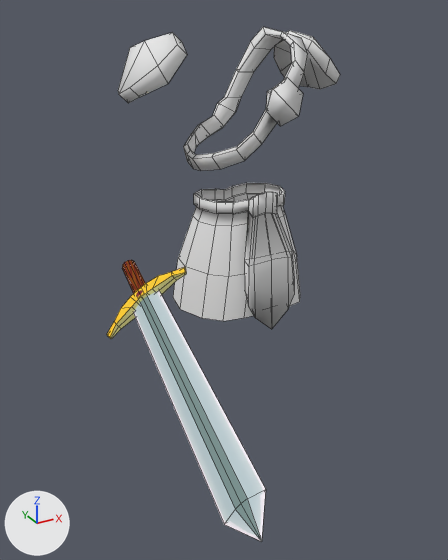
What one commit did to the Blender file Assets/Models/soldier 1.blend.
Both versions are drawn from a camera (50 mm lens) standing at (-4.7, -7.93, 2.01) and looking at (-1.35, -1.83, -1.04). The lights are fixed; the arrows at lower left show +X, +Y and +Z. Mesh edges are drawn as thin lines.

The older version as bpy lines, for what is in view:
```python
mat_material = diffuse_material('Material')
mat_material.texture = img_untitled_001
me_cube_002 = bpy.data.meshes.new('Cube.002')
me_cube_002.from_pydata(...)  # 48 vertices, 44 faces; spans x -1.73..1.73, y -0.19..0.75, z 0.81..1.7
me_cube_002.polygons.foreach_set('use_smooth', [True] * 44)
me_cube_002.materials.append(mat_material_001)  # white #e7e7e7
me_cube_003 = bpy.data.meshes.new('Cube.003')
me_cube_003.from_pydata(...)  # 97 vertices, 77 faces; spans x 0.0..1.07, y -0.89..0.86, z -2.51..-0.41
me_cube_003.materials.append(mat_material_001)  # white #e7e7e7
me_plane = bpy.data.meshes.new('Plane')
me_plane.from_pydata(...)  # 90 vertices, 90 faces; spans x -0.89..0.93, y -0.9..0.82, z -0.14..1.75
me_plane.polygons.foreach_set('use_smooth', [True] * 90)
me_plane_001 = bpy.data.meshes.new('Plane.001')
me_plane_001.from_pydata(...)  # 48 vertices, 24 faces, 9 loose edges; spans x -0.11..0.72, y -0.12..0.0, z -1.14..4.25
me_plane_001.materials.append(mat_material_004)  # picture img_untitled_003
ob_cube_001 = bpy.data.objects.new('Cube.001', me_cube_002)
ob_cube_001.location = (0.0, 0.0, 0.0)
ob_cube_002 = bpy.data.objects.new('Cube.002', me_cube_003)
ob_cube_002.location = (0.0, 0.0, 0.0)
_m = ob_cube_002.modifiers.new('Mirror', 'MIRROR')
_m.use_clip = True
ob_plane = bpy.data.objects.new('Plane', me_plane)
ob_plane.parent = ob_cube
ob_plane.location = (0.0, 0.0, 0.0)
ob_sword = bpy.data.objects.new('sword', me_plane_001)
ob_sword.location = (-1.91, -0.6, -1.69)
ob_sword.rotation_euler = (1.643, -0.663, -0.214)  # degrees (94, -38, -12)
_m = ob_sword.modifiers.new('Mirror', 'MIRROR')
_m.use_axis = (True, True, False)
_m.use_clip = True
```
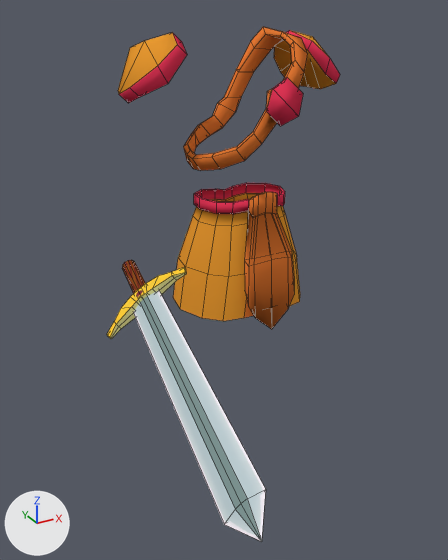
Pixel boxes (x1, y1, x2, y2) of what changed, in the pictures (448 x 560 px):
'Cube.002', surface changed, recoloured (grey to orange): (173, 183, 300, 329) in both
'Cube.001', surface changed, recoloured: (118, 30, 340, 103) in both
part 1 of me_cube_003, recoloured (grey to red): (200, 186, 285, 214) in both
part 2 of me_cube_003, recoloured (grey to red): (202, 183, 247, 200) in both
part 3 of me_cube_003, recoloured (grey to red): (194, 183, 280, 209) in both
part 4 of me_cube_003, recoloured (grey to orange): (185, 193, 297, 276) in both
part 5 of me_cube_003, recoloured (grey to orange): (178, 216, 198, 266) in both
part 6 of me_cube_003, recoloured (grey to orange): (180, 256, 300, 321) in both
part 7 of me_cube_003, recoloured (grey to orange): (173, 258, 185, 308) in both
part 8 of me_cube_003, recoloured (grey to brown): (245, 192, 292, 267) in both
part 9 of me_cube_003, recoloured (grey to brown): (244, 255, 294, 329) in both
part 10 of me_cube_002, recoloured (grey to red): (119, 30, 340, 103) in both
part 11 of me_cube_002, recoloured (white to orange): (118, 33, 177, 94) in both
part 12 of me_cube_002, recoloured (grey to brown): (274, 30, 336, 89) in both
part 13 of me_plane, recoloured (grey to red): (266, 78, 303, 126) in both
part 14 of me_plane, recoloured (grey to brown): (183, 27, 308, 171) in both

Diff of the bpy script that builds the scene:
```diff
--- a/Assets/Models/soldier 1.blend.py
+++ b/Assets/Models/soldier 1.blend.py
@@ mat_material @@
 mat_material = diffuse_material('Material')
-mat_material.texture = img_untitled_001
+mat_material.base_color = (0.8, 0.314, 0.0308)  # orange #e79831
@@ mat_material_005 @@
+mat_material_005 = diffuse_material('Material.005')
+mat_material_005.base_color = (0.8, 0.0385, 0.0972)  # red #e73758
@@ mat_material_006 @@
+mat_material_006 = diffuse_material('Material.006')
+mat_material_006.base_color = (0.8, 0.197, 0.0357)  # orange #e77b35
@@ me_cube_003 @@
 me_cube_003.from_pydata(...)  # 97 vertices, 77 faces; spans x 0.0..1.07, y -0.89..0.86, z -2.51..-0.41
+# me_cube_003 part 1: 8 of the faces centred in x 0.11..0.65, y -0.55..-0.08, z -0.66..-0.47 switch from mat_material_001 (white #e7e7e7) to mat_material_005 (red #e73758)
+# me_cube_003 part 2: 4 of the faces centred in x 0.08..0.28, y 0.59..0.62, z -0.74..-0.62 switch from mat_material_001 (white #e7e7e7) to mat_material_005 (red #e73758)
+# me_cube_003 part 3: 4 of the faces centred in x 0.51..0.68, y 0.24..0.5, z -0.69..-0.59 switch from mat_material_001 (white #e7e7e7) to mat_material_005 (red #e73758)
+# me_cube_003 part 4: 17 of the faces centred in x 0.08..0.78, y -0.57..0.6, z -1.28..-0.7 switch from mat_material_001 (white #e7e7e7) to mat_material (orange #e79831)
+# me_cube_003 part 5: 4 of the faces centred in x 0.1..0.82, y 0.28..0.72, z -1.36..-1.29 switch from mat_material_001 (white #e7e7e7) to mat_material (orange #e79831)
+# me_cube_003 part 6: 3 of the faces centred in x 0.5..0.94, y -0.68..-0.12, z -1.98..-1.94 switch from mat_material_001 (white #e7e7e7) to mat_material (orange #e79831)
+# me_cube_003 part 7: 2 of the faces centred in x 0.78..0.98, y 0.33..0.69, z -2.01..-1.99 switch from mat_material_001 (white #e7e7e7) to mat_material (orange #e79831)
+# me_cube_003 part 8: 24 of the faces centred in x 0.05..0.3, y -0.71..-0.51, z -1.21..-0.42 switch from mat_material_001 (white #e7e7e7) to mat_material_006 (orange #e77b35)
+# me_cube_003 part 9: 8 of the faces centred in x 0.1..0.41, y -0.85..-0.75, z -2.05..-1.64 switch from mat_material_001 (white #e7e7e7) to mat_material_006 (orange #e77b35)
@@ me_cube_002 @@
 me_cube_002.from_pydata(...)  # 48 vertices, 44 faces; spans x -1.73..1.73, y -0.19..0.75, z 0.81..1.7
+# me_cube_002 part 10: 20 of the faces centred in x -1.67..1.67, y -0.13..0.72, z 0.88..1.59 switch from mat_material_001 (white #e7e7e7) to mat_material_005 (red #e73758)
+# me_cube_002 part 11: 12 of the faces centred in x -1.55..-1.03, y 0.05..0.72, z 1.03..1.6 switch from mat_material_001 (white #e7e7e7) to mat_material (orange #e79831)
+# me_cube_002 part 12: 12 of the faces centred in x 1.03..1.55, y 0.05..0.72, z 1.03..1.6 switch from mat_material_001 (white #e7e7e7) to mat_material (orange #e79831)
@@ me_plane @@
 me_plane.from_pydata(...)  # 90 vertices, 90 faces; spans x -0.89..0.93, y -0.9..0.82, z -0.14..1.75
 # used by ob_plane; parent = ob_cube; location = (0.0, 0.0, 0.0)
+# me_plane part 13: all 2 faces centred in x 0.06..0.23, y -0.82..-0.8, z 0.75..0.95 switch from no material to mat_material_005 (red #e73758)
+# me_plane part 14: 88 of the faces centred in x -0.84..0.89, y -0.82..0.79, z -0.1..1.68 switch from no material to mat_material_006 (orange #e77b35)
```
